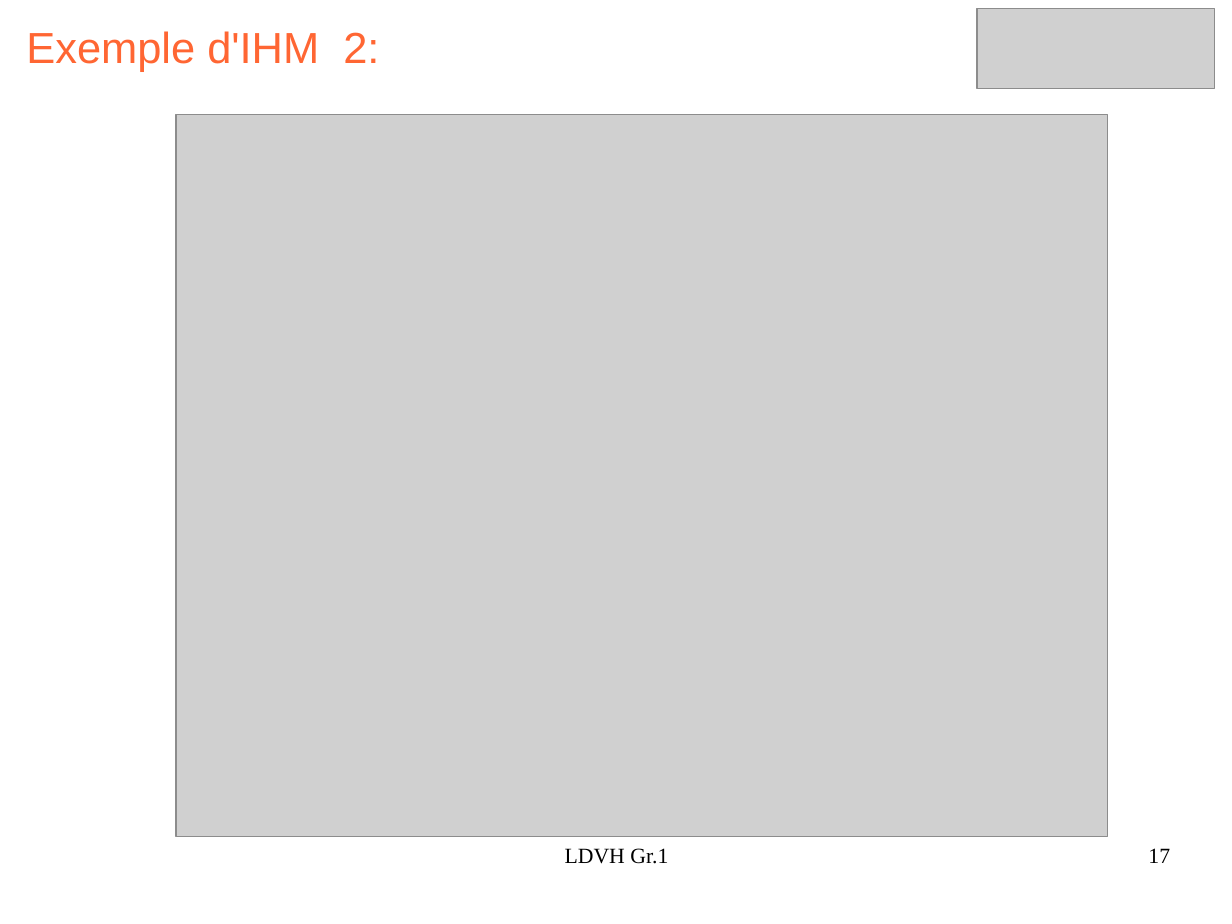
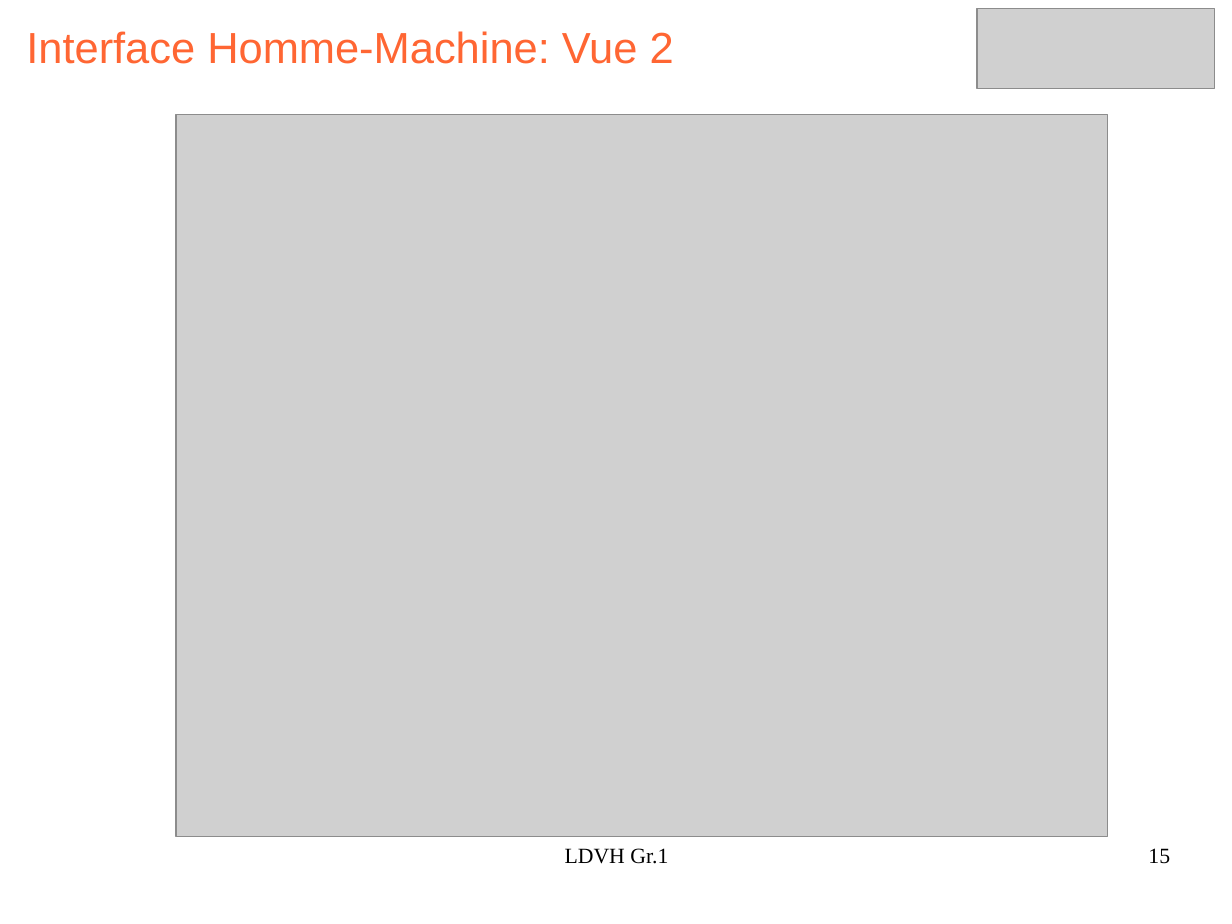
Before and after one commit to PanDav2/SBCD_IL, a slide deck: slide 15 of presentation/2015-2016.odp (slide 17 before the commit). Drawn at 1232x924 pixels with LibreOffice and Linux fonts; fonts in the diff are those of the drawing; grey boxes stand for pictures. Boxes give left, top, right and bottom in pixels: in the first picture for what was removed or moved away, otherwise in the second. Text is boxed around its words. In the diff, an @@ line names an element or a change of style, - is before the commit and + after.

```diff
--- a/presentation/2015-2016.odp
+++ b/presentation/2015-2016.odp
@@ title at <box>26,31,674,64</box>: text changed @@
-Exemple d'IHM 2:
+Interface Homme-Machine: Vue 2
@@ page number at <box>1148,848,1170,864</box>: text changed @@
-17
+15
```
Also in this commit, not shown: 4 other slides changed, 1 other file.
